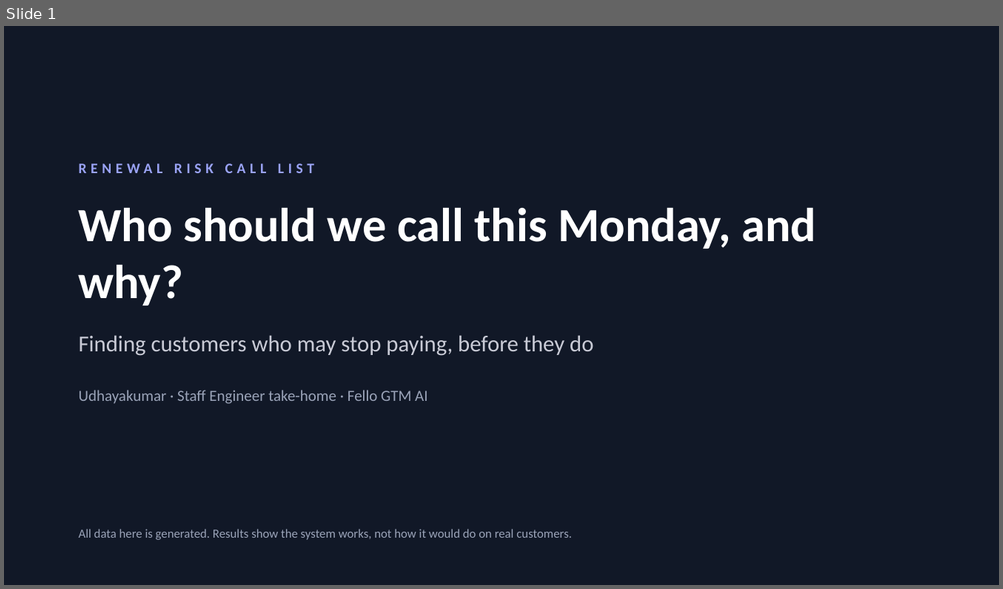
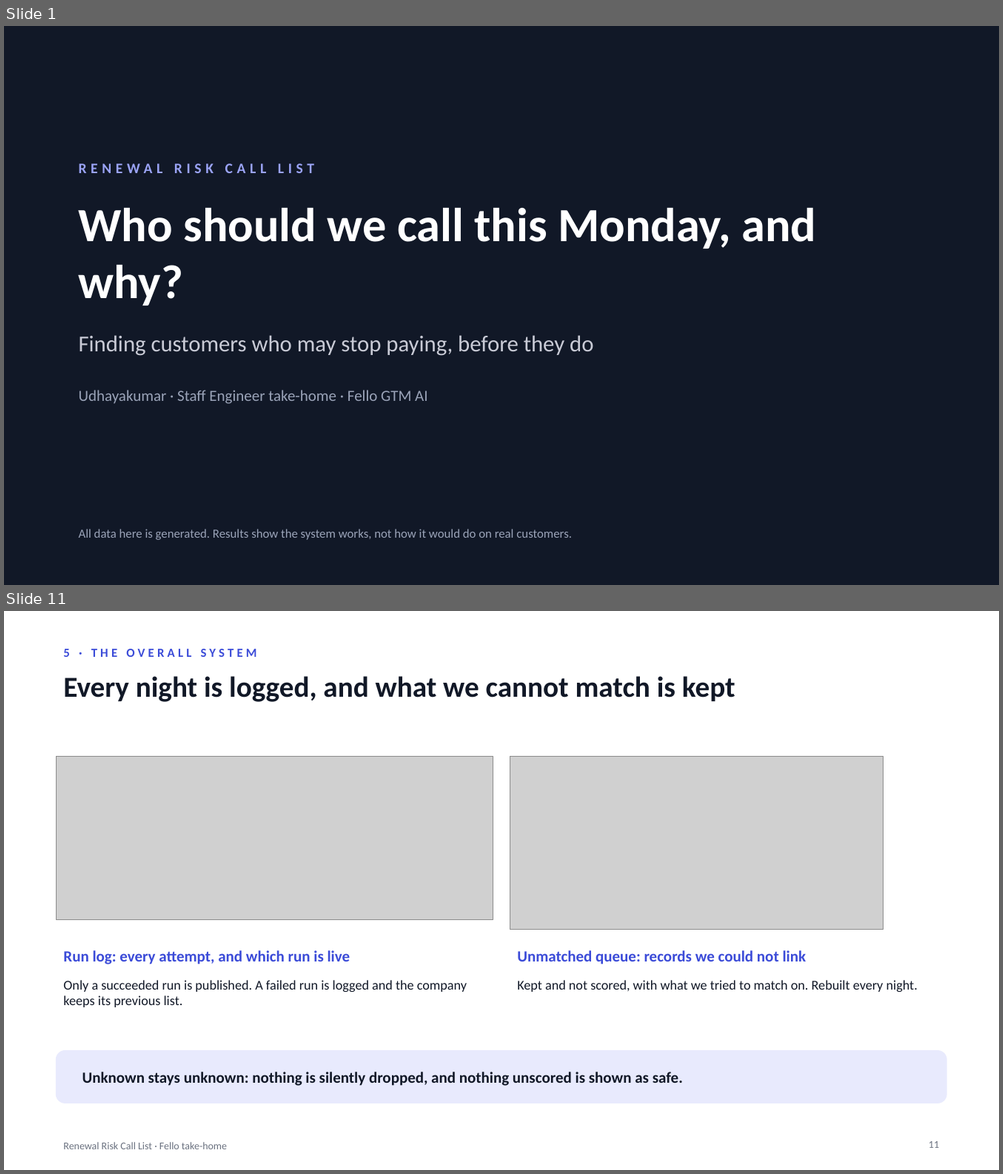
Before and after one commit to udhayakumaran/fello-renewal-risk, a slide deck: docs/renewal-risk-deck.pptx. Shown one above the other, each under a label of ours: slide 1 before the commit, slides 1 and 11 after it; the slides between them are not shown. The pictures are 1003x589 and 1003x1174 pixels, drawn with LibreOffice and Linux fonts; fonts in the diff are those of the drawing; grey boxes stand for pictures. Boxes give left, top, right and bottom in pixels: in the first picture for what was removed or moved away, otherwise in the second. Text is boxed around its words. In the diff, an @@ line names an element or a change of style, - is before the commit and + after.

```diff
--- a/docs/renewal-risk-deck.pptx
+++ b/docs/renewal-risk-deck.pptx
@@ slide 11 added at [4,611,999,1170], background #FFFFFF @@
@@ text added at [63,649,257,657], 12 pt, text #3B4BD8, bold @@
+5 · THE OVERALL SYSTEM
@@ text added at [63,676,735,702], 28 pt, text #111827, bold @@
+Every night is logged, and what we cannot match is kept
@@ picture added at [57,757,492,920] @@
@@ picture added at [510,757,883,930] @@
@@ text added at [63,951,350,965], 15 pt, text #3B4BD8, bold @@
+Run log: every attempt, and which run is live
@@ text added at [517,951,806,965], 15 pt, text #3B4BD8, bold @@
+Unmatched queue: records we could not link
@@ text added at [63,980,466,1008], 13 pt, text #111827 @@
+Only a succeeded run is published. A failed run is logged and the company keeps its previous list.
@@ text added at [517,980,917,992], 13 pt, text #111827 @@
+Kept and not scored, with what we tried to match on. Rebuilt every night.
@@ rounded rectangle added at [57,1051,946,1103], fill #E8EAFD, outline #E8EAFD 1 pt @@
@@ text added at [82,1072,683,1086], 15 pt, text #111827, bold @@
+Unknown stays unknown: nothing is silently dropped, and nothing unscored is shown as safe.
@@ text added at [63,1142,227,1150], 10 pt, text #6B7280 @@
+Renewal Risk Call List · Fello take-home
@@ page number added at [928,1142,939,1148], 10 pt, text #6B7280 @@
+11
```
Also in this commit, not shown: 8 slides changed, 9 other slides added, 4 slides removed, 6 other files.
